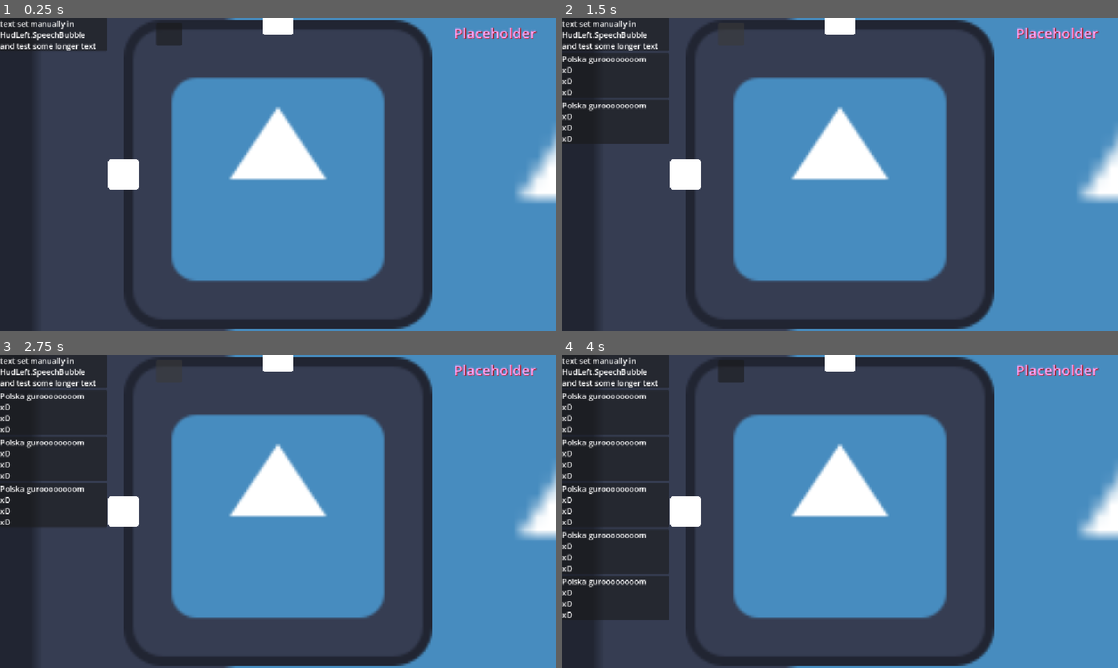
Above: before the commit, frames 1-4 (two rows, left to right).
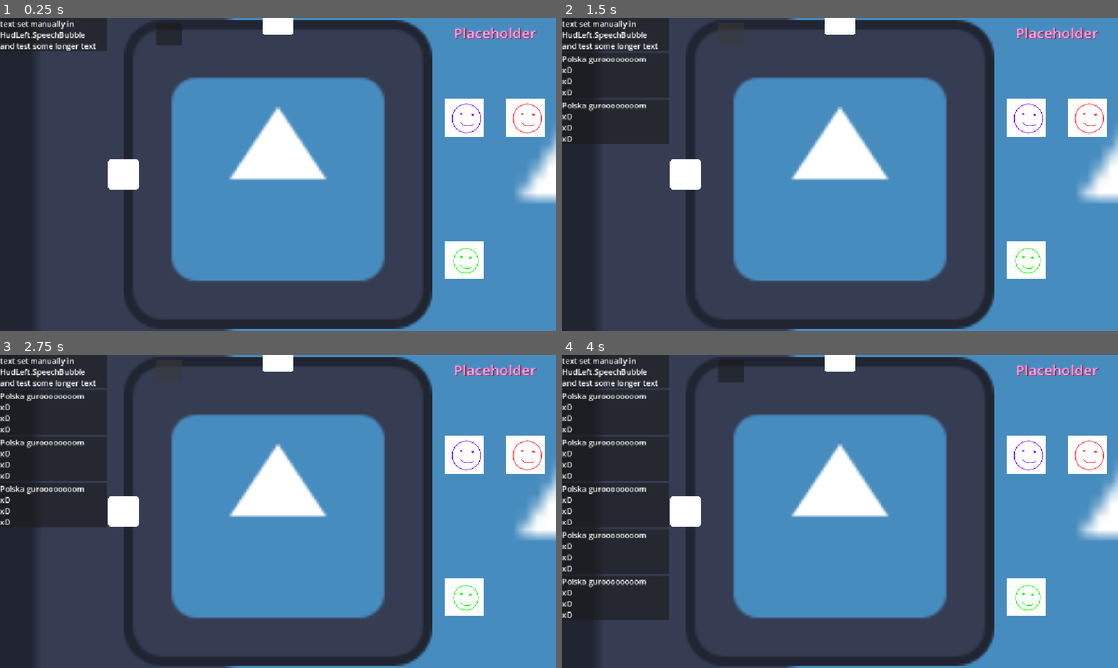
Above: after the commit, the same moments.

Repository: Wallted/ldjam-60
Game: Godot game, scene res://main.tscn
Same seed, same stepped clock (60 frames per second), same inputs: the game is played once before the commit and once after it. The engine's default icon, where the game draws it, is replaced by a stand-in: a white triangle on a blue panel in a dark square.
Inputs (mouse positions are in pixels of both pictures, inside the frame that each line leads up to):
- Up to frame 1 (0.25 s): no input
- Up to frame 2 (1.5 s): click (728, 33) at 0.5 s; click (728, 33) at 1.25 s
- Up to frame 3 (2.75 s): click (166, 370) at 2 s
- Up to frame 4 (4 s): tap Enter at 2.75 s; move the mouse to (962, 495) at 2.77 s; hold 1 (speak_1) 2.78-3.53 s; click (962, 495) at 2.92 s; tap Space at 3.5 s; move the mouse to (728, 527) at 3.52 s; tap 1 (speak_1) at 3.6 s; click (728, 527) at 3.67 s

The runs differ from the first frame. In frame 1, 2.6% of the frame differs, in the area x 80-98%, y 25-84%; in frame 2, 2.6%; in frame 3, 2.6%; in frame 4, 2.6%.

Commit message:
[feature] right hud's talking faces (#9)

Diff:
--- a/HUD/hud_right.tscn
+++ b/HUD/hud_right.tscn
@@ -1,6 +1,7 @@
 [gd_scene format=3 uid="uid://clxaq1ltk85ul"]
 
 [ext_resource type="Script" uid="uid://30j2hlyt3x6d" path="res://HUD/hud_right.gd" id="1_t4b6d"]
+[ext_resource type="PackedScene" uid="uid://bwbjcj7gutp42" path="res://HUD/person.tscn" id="2_ccku2"]
 
 [sub_resource type="Theme" id="Theme_nkh55"]
 
@@ -42,3 +43,15 @@
 theme_override_constants/h_separation = 0
 theme_override_constants/v_separation = 0
 columns = 2
+
+[node name="Person" parent="GridContainer" unique_id=1468336816 instance=ExtResource("2_ccku2")]
+layout_mode = 2
+person_id = 1
+
+[node name="Person2" parent="GridContainer" unique_id=30209375 instance=ExtResource("2_ccku2")]
+layout_mode = 2
+person_id = 2
+
+[node name="Person3" parent="GridContainer" unique_id=1189271323 instance=ExtResource("2_ccku2")]
+layout_mode = 2
+person_id = 3
--- a/HUD/person.gd
+++ b/HUD/person.gd
@@ -1,15 +1,22 @@
 extends Control
 
+@export var person_id: int
+@onready var avatar: AnimatedSprite2D = $Node2D/Avatar
+
+var animation_types = {}
 
 # Called when the node enters the scene tree for the first time.
 func _ready() -> void:
-	pass # Replace with function body.
-
+	animation_types = {
+		"idle": "idle_%s" % [person_id],
+		"talk": "talking_%s" % [person_id]
+	}
 
 # Called every frame. 'delta' is the elapsed time since the previous frame.
 func _process(delta: float) -> void:
 	# Testing placeholder
-	if Input.is_action_pressed("speak_1"):
-		$Node2D/Placeholder_1.play()
+	if Input.is_action_pressed("speak_%s" % [person_id]):
+		avatar.play(animation_types.get("talk"))
 	else:
-		$Node2D/Placeholder_1.stop()
+		avatar.play(animation_types.get("idle"))
+		avatar.stop()
--- a/HUD/person.tscn
+++ b/HUD/person.tscn
@@ -1,31 +1,87 @@
 [gd_scene format=3 uid="uid://bwbjcj7gutp42"]
 
 [ext_resource type="Script" uid="uid://doije4hanbllc" path="res://HUD/person.gd" id="1_w2xfa"]
-[ext_resource type="Texture2D" uid="uid://cjilmcj7xjcec" path="res://img/placeholder_idle.png" id="1_yuk71"]
-[ext_resource type="Texture2D" uid="uid://kbciljqqdhvi" path="res://img/placeholder_talking_1.png" id="2_w2xfa"]
-[ext_resource type="Texture2D" uid="uid://qjj6t7nh1atq" path="res://img/placeholder_talking_2.png" id="3_r73l3"]
+[ext_resource type="Texture2D" uid="uid://cjilmcj7xjcec" path="res://img/placeholder_1_idle.png" id="2_w2xfa"]
+[ext_resource type="Texture2D" uid="uid://gb72nd0ogcis" path="res://img/placeholder_2_idle.png" id="3_dwhfs"]
+[ext_resource type="Texture2D" uid="uid://kbciljqqdhvi" path="res://img/placeholder_1_talking_1.png" id="3_r73l3"]
+[ext_resource type="Texture2D" uid="uid://djt4o420wvuig" path="res://img/placeholder_3_idle.png" id="4_qvx2b"]
+[ext_resource type="Texture2D" uid="uid://qjj6t7nh1atq" path="res://img/placeholder_1_talking_2.png" id="4_wxnko"]
+[ext_resource type="Texture2D" uid="uid://d3kvq5113d84l" path="res://img/placeholder_2_talking_1.png" id="6_mfyg2"]
+[ext_resource type="Texture2D" uid="uid://c6ycp27o1x2q" path="res://img/placeholder_2_talking_2.png" id="7_icjey"]
+[ext_resource type="Texture2D" uid="uid://bthsgbfx76kst" path="res://img/placeholder_3_talking_1.png" id="9_3jopy"]
+[ext_resource type="Texture2D" uid="uid://cukcb1drnxbb5" path="res://img/placeholder_3_talking_2.png" id="10_3cu1k"]
 
-[sub_resource type="SpriteFrames" id="SpriteFrames_nkh55"]
+[sub_resource type="GDScript" id="GDScript_vpyfa"]
+
+[sub_resource type="SpriteFrames" id="SpriteFrames_5813k"]
 animations = [{
 "frames": [{
 "duration": 1.0,
-"texture": ExtResource("1_yuk71")
+"texture": ExtResource("2_w2xfa")
 }],
 "loop": 1,
-"name": &"default",
+"name": &"idle_1",
+"speed": 3.0
+}, {
+"frames": [{
+"duration": 1.0,
+"texture": ExtResource("3_dwhfs")
+}],
+"loop": 1,
+"name": &"idle_2",
+"speed": 3.0
+}, {
+"frames": [{
+"duration": 1.0,
+"texture": ExtResource("4_qvx2b")
+}],
+"loop": 1,
+"name": &"idle_3",
 "speed": 5.0
 }, {
 "frames": [{
 "duration": 1.0,
-"texture": ExtResource("2_w2xfa")
+"texture": ExtResource("3_r73l3")
 }, {
 "duration": 1.0,
-"texture": ExtResource("3_r73l3")
+"texture": ExtResource("4_wxnko")
+}, {
+"duration": 1.0,
+"texture": ExtResource("2_w2xfa")
 }],
 "loop": 1,
-"name": &"talking",
+"name": &"talking_1",
+"speed": 5.0
+}, {
+"frames": [{
+"duration": 1.0,
+"texture": ExtResource("6_mfyg2")
+}, {
+"duration": 1.0,
+"texture": ExtResource("7_icjey")
+}, {
+"duration": 1.0,
+"texture": ExtResource("3_dwhfs")
+}],
+"loop": 1,
+"name": &"talking_2",
+"speed": 5.0
+}, {
+"frames": [{
+"duration": 1.0,
+"texture": ExtResource("9_3jopy")
+}, {
+"duration": 1.0,
+"texture": ExtResource("10_3cu1k")
+}, {
+"duration": 1.0,
+"texture": ExtResource("4_qvx2b")
+}],
+"loop": 1,
+"name": &"talking_3",
 "speed": 5.0
 }]
+script = SubResource("GDScript_vpyfa")
 
 [node name="Person" type="Control" unique_id=1468336816]
 custom_minimum_size = Vector2(100, 100)
@@ -47,7 +103,6 @@
 grow_horizontal = 2
 grow_vertical = 2
 
-[node name="Placeholder_1" type="AnimatedSprite2D" parent="Node2D" unique_id=2085319792]
-scale = Vector2(2, 2)
-sprite_frames = SubResource("SpriteFrames_nkh55")
-animation = &"talking"
+[node name="Avatar" type="AnimatedSprite2D" parent="Node2D" unique_id=2085319792]
+sprite_frames = SubResource("SpriteFrames_5813k")
+animation = &"talking_3"
Binary file added: img/placeholder_1_idle.png
Not shown, added: img/placeholder_1_idle.png.import
Binary file added: img/placeholder_1_talking_1.png
Not shown, added: img/placeholder_1_talking_1.png.import
Binary file added: img/placeholder_1_talking_2.png
Not shown, changed: img/placeholder_1_talking_2.png.import
Binary file added: img/placeholder_2_idle.png
Not shown, added: img/placeholder_2_idle.png.import
Binary file added: img/placeholder_2_talking_1.png
Not shown, added: img/placeholder_2_talking_1.png.import
Binary file added: img/placeholder_2_talking_2.png
Not shown, added: img/placeholder_2_talking_2.png.import
(and 12 more such lines)
